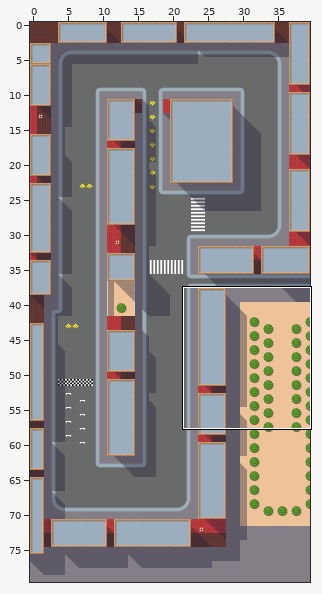
Tiled map -- core/assets/maps/be.tmx. Above: a wide view before the commit, with the close-up outlined.
Close-up. Earlier state:
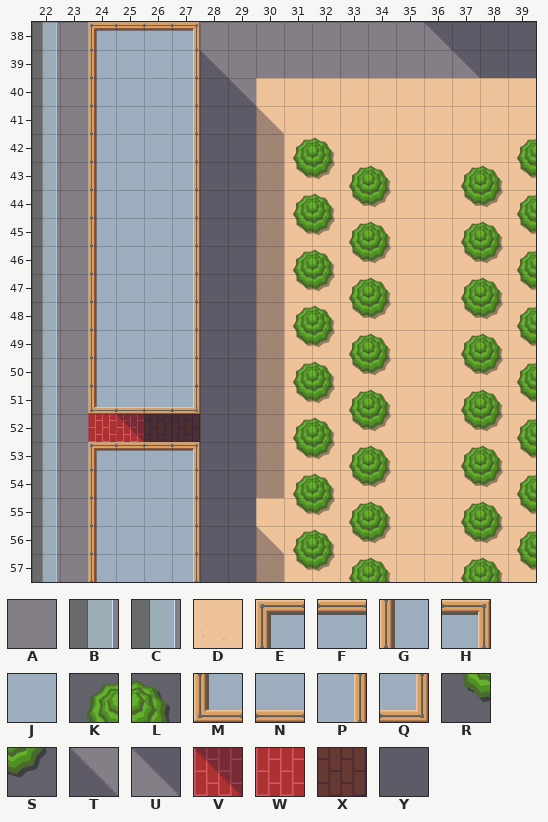
Cells are 64x64 px. Shown: x 22..39, y 38..57. The commit also changed other parts of the map, which this record leaves out.
Key: from "city": A 6, B 8 turned 270, C 9 turned 270, D 28, E 32, F 33, G 33 turned 270, H 34, J 35, K 36, L 37, M 40, N 41, P 41 turned 270, Q 42, R 44, S 45, T 54, U 54 flipped on the diagonal, V 54 turned 180, W 60, X 61, Y 62.
_ is an empty cell, # one hidden under a higher layer.
Layer "Ground" before, first column x 22:
38 BA####AAAAAAAAAAAA
39 CA####AAAAAAAAAAAA
40 BA####AADDDDDDDDDD
41 CA####AADDDDDDDDDD
42 CA####AADDDDDDDDDD
43 CA####AADDDDDDDDDD
44 CA####AADDDDDDDDDD
45 BA####AADDDDDDDDDD
46 CA####AADDDDDDDDDD
47 BA####AADDDDDDDDDD
48 CA####AADDDDDDDDDD
49 BA####AADDDDDDDDDD
50 CA####AADDDDDDDDDD
51 BA####AADDDDDDDDDD
52 CAWWXXAADDDDDDDDDD
53 BA####AADDDDDDDDDD
54 CA####AADDDDDDDDDD
55 BA####AADDDDDDDDDD
56 CA####AADDDDDDDDDD
57 BA####AADDDDDDDDDD
Layer "Obstacles" before, first column x 22:
38 __EFFH________UYYY
39 __GJJPT________UYY
40 __GJJPYT__________
41 __GJJPYYT_________
42 __GJJPYYYKL______K
43 __GJJPYYYRSKL__KLR
44 __GJJPYYYKLRS__RSK
45 __GJJPYYYRSKL__KLR
46 __GJJPYYYKLRS__RSK
47 __GJJPYYYRSKL__KLR
48 __GJJPYYYKLRS__RSK
49 __GJJPYYYRSKL__KLR
50 __GJJPYYYKLRS__RSK
51 __MNNQYYYRSKL__KLR
52 ___VYYYYYKLRS__RSK
53 __EFFHYYYRSKL__KLR
54 __GJJPYYYKLRS__RSK
55 __GJJPYY_RSKL__KLR
56 __GJJPYYTKLRS__RSK
57 __GJJPYYYRSKL__KLR
Once edited:
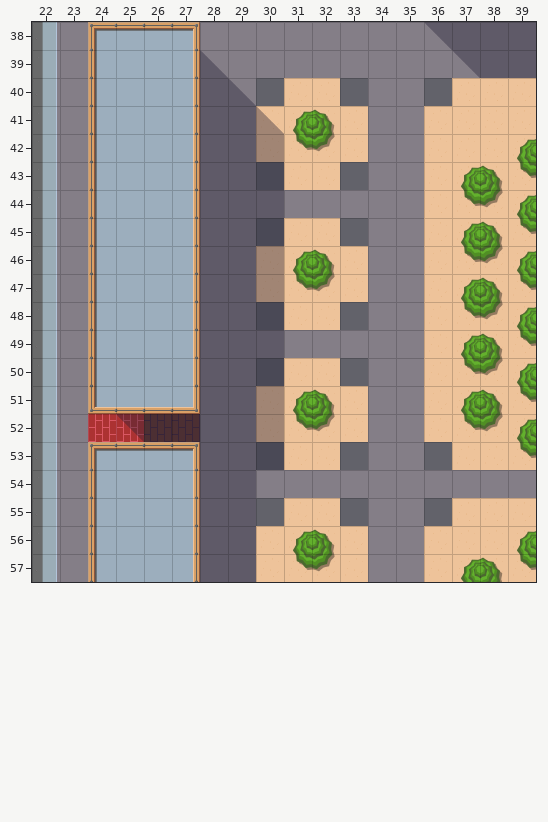
See-through tiles are keyed as they look on the map.
Changes in this commit:
Layer "Ground":
y 40: x 30 D -> _; x 33..36 DDDD -> _AA_
y 41..42: x 34..35 DD -> AA
y 43: x 30 D -> _; x 33..35 DDD -> _AA
y 44: x 30..35 DDDDDD -> AAAAAA
y 45: x 30 D -> _; x 33..35 DDD -> _AA
y 46..47: x 34..35 DD -> AA
y 48: x 30 D -> _; x 33..35 DDD -> _AA
y 49: x 30..35 DDDDDD -> AAAAAA
y 50: x 30 D -> _; x 33..35 DDD -> _AA
y 51..52: x 34..35 DD -> AA
y 53: x 30 D -> _; x 33..36 DDDD -> _AA_
y 54: x 30..39 DDDDDDDDDD -> AAAAAAAAAA
y 55: x 30 D -> _; x 33..36 DDDD -> _AA_
y 56..57: x 34..35 DD -> AA
Layer "Obstacles":
y 41: x 31..32 __ -> KL
y 42: x 31..32 KL -> RS
y 43: x 31..34 RSKL -> ____
y 44: x 31..34 KLRS -> ____
y 45: x 31..34 RSKL -> ____
y 46: x 33..34 RS -> __
y 47: x 33..34 KL -> __
y 48: x 31..34 KLRS -> ____
y 49: x 31..34 RSKL -> ____
y 50: x 31..34 KLRS -> ____
y 51: x 31..34 RSKL -> KL__
y 52: x 31..34 KLRS -> RS__
y 53: x 31..34 RSKL -> ____; x 37..38 KL -> __
y 54: x 30..34 YKLRS -> _____; x 37..39 RSK -> ___
y 55: x 31..34 RSKL -> ____; x 37..39 KLR -> ___
y 56: x 30 T -> _; x 33..34 RS -> __; x 37..38 RS -> __
y 57: x 30 Y -> _; x 33..34 KL -> __
Where, in picture pixels (left, top, right, bottom), the same in both close-ups:
changed: (256, 78, 536, 582)
